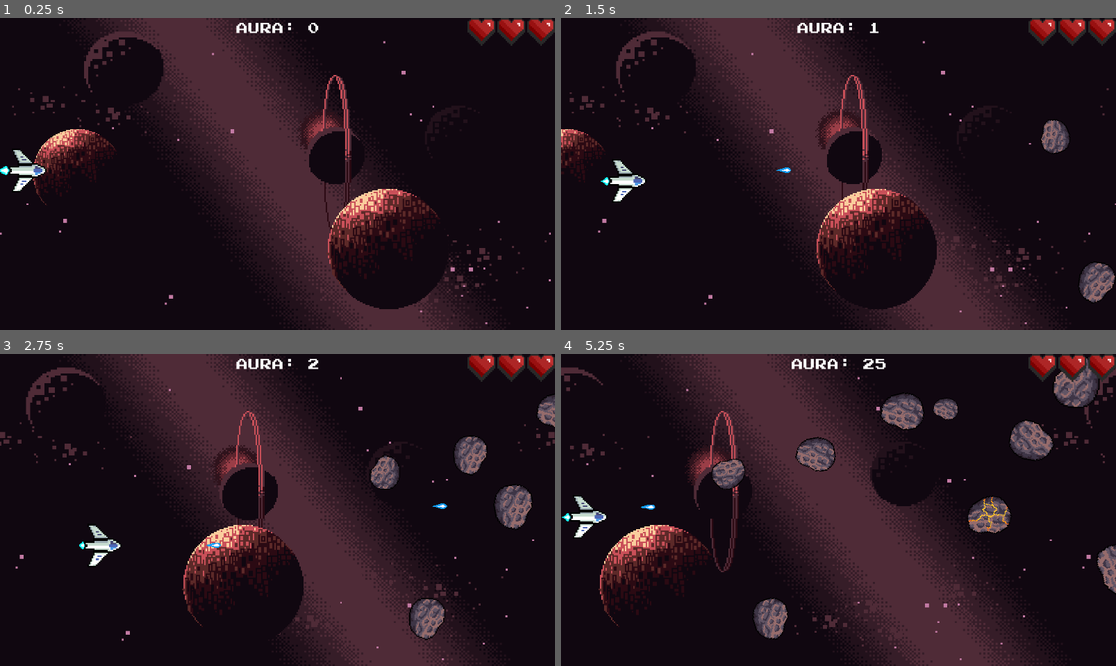
Above: before the commit, frames 1-4 (two rows, left to right).
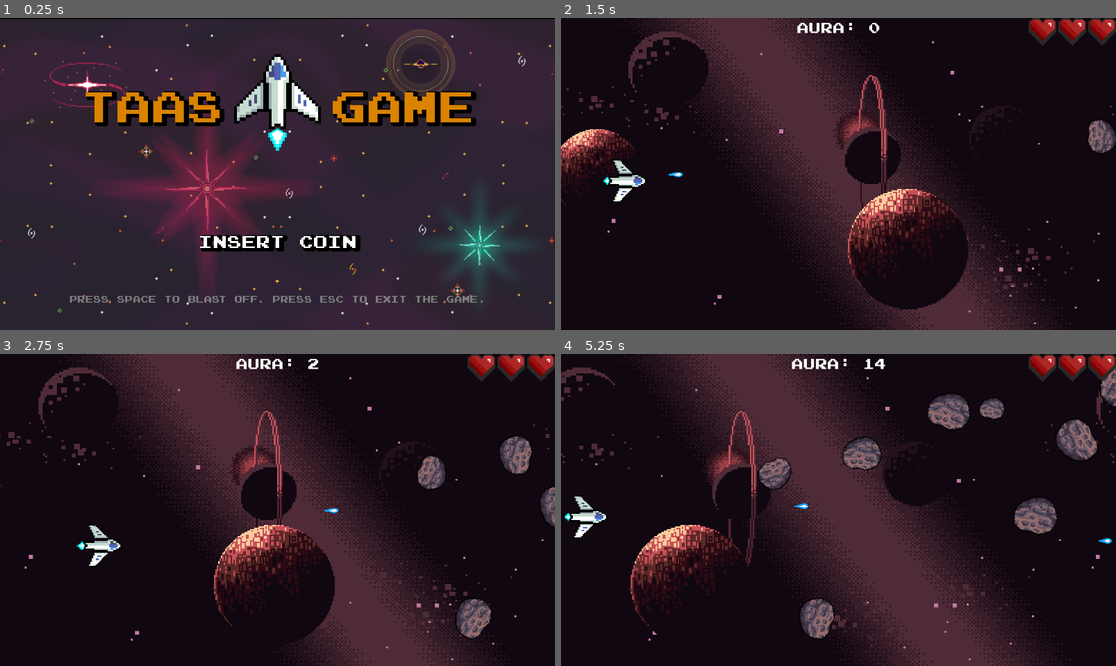
Above: after the commit, the same moments.

Repository: Thapar-Amateur-Astronomers-Society/The-TAAS-Game
Game: Godot game, scene res://scenes/main_menu.tscn
Two runs of this game, one before a commit and one after it. Both use one fixed random seed, a clock stepped at 60 frames per second and the inputs below. Before the commit the project starts from res://scenes/main.tscn.
Inputs:
- Up to frame 1 (0.25 s): no input
- Up to frame 2 (1.5 s): tap Space (player_shoot) at 0.5, 1.35 s; hold Right (player_right) 0.53-1.28 s; hold Space (player_shoot) 0.53-1.28 s; hold Down (player_down) from 1.28 s (still down)
- Up to frame 3 (2.75 s): release Down (player_down) at 2.03 s; hold Right (player_right) from 2.03 s (still down); hold Space (player_shoot) from 2.03 s (still down)
- Up to frame 4 (5.25 s): release Right (player_right) at 2.78 s; release Space (player_shoot) at 2.78 s; hold Up (player_up) 2.78-3.53 s; tap Space (player_shoot) at 2.85, 4.35 s; hold Space (player_shoot) 3.53-4.28 s; hold Left (player_left) 3.53-5.03 s; tap Escape (menu, bound only after the commit) at 4.15 s; hold Down (player_down) from 5.03 s (still down); hold Space (player_shoot) from 5.03 s (still down)

The runs differ from the first frame. In frame 1, 85% of the frame differs, in the area x 0-100%, y 0-100%; in frame 2, 12%; in frame 3, 13%; in frame 4, 15%.

Commit message:
Finished epic start menu screen.

Diff:
--- a/project.godot
+++ b/project.godot
@@ -11,7 +11,7 @@
 [application]
 
 config/name="Taas-game"
-run/main_scene="res://scenes/main.tscn"
+run/main_scene="res://scenes/main_menu.tscn"
 config/features=PackedStringArray("4.2", "GL Compatibility")
 config/icon="res://icon.svg"
 
@@ -54,6 +54,11 @@
 , Object(InputEventKey,"resource_local_to_scene":false,"resource_name":"","device":-1,"window_id":0,"alt_pressed":false,"shift_pressed":false,"ctrl_pressed":false,"meta_pressed":false,"pressed":false,"keycode":0,"physical_keycode":4194309,"key_label":0,"unicode":0,"echo":false,"script":null)
 ]
 }
+menu={
+"deadzone": 0.5,
+"events": [Object(InputEventKey,"resource_local_to_scene":false,"resource_name":"","device":-1,"window_id":0,"alt_pressed":false,"shift_pressed":false,"ctrl_pressed":false,"meta_pressed":false,"pressed":false,"keycode":0,"physical_keycode":4194305,"key_label":0,"unicode":0,"echo":false,"script":null)
+]
+}
 
 [rendering]
 
--- a/scenes/main_menu.tscn
+++ b/scenes/main_menu.tscn
@@ -1,11 +1,158 @@
-[gd_scene load_steps=7 format=3 uid="uid://ba658vk8fv4m8"]
+[gd_scene load_steps=32 format=3 uid="uid://ba658vk8fv4m8"]
 
 [ext_resource type="FontFile" uid="uid://ig0x6qactq1s" path="res://fonts/joystix monospace.otf" id="1_0h8cj"]
+[ext_resource type="Script" path="res://scripts/main_menu.gd" id="2_hlh3g"]
 [ext_resource type="PackedScene" uid="uid://cxpchb2y5p51d" path="res://prefabs/player_sprites.tscn" id="2_yl0y0"]
+[ext_resource type="Texture2D" uid="uid://b0o02rwghkp3p" path="res://assets/menu/Starry background  - Layer 01 - Void.png" id="4_d36a6"]
+[ext_resource type="Texture2D" uid="uid://b6oreblotrppf" path="res://assets/menu/Starry background  - Layer 02 - Stars.png" id="4_scs8s"]
+[ext_resource type="Texture2D" uid="uid://cog0u2hsd40hk" path="res://assets/menu/Starry background  - Layer 03 - Stars.png" id="5_3s7nk"]
+[ext_resource type="AudioStream" uid="uid://bv7eockw2auaa" path="res://audio/pressplay-pandabeats.wav" id="7_r8fv5"]
 
 [sub_resource type="Theme" id="Theme_we50r"]
 default_font = ExtResource("1_0h8cj")
 default_font_size = 33
+
+[sub_resource type="AtlasTexture" id="AtlasTexture_e8x43"]
+atlas = ExtResource("4_scs8s")
+region = Rect2(0, 0, 640, 360)
+
+[sub_resource type="AtlasTexture" id="AtlasTexture_f8osp"]
+atlas = ExtResource("4_scs8s")
+region = Rect2(640, 0, 640, 360)
+
+[sub_resource type="AtlasTexture" id="AtlasTexture_rwd0n"]
+atlas = ExtResource("4_scs8s")
+region = Rect2(1280, 0, 640, 360)
+
+[sub_resource type="AtlasTexture" id="AtlasTexture_nf8mo"]
+atlas = ExtResource("4_scs8s")
+region = Rect2(1920, 0, 640, 360)
+
+[sub_resource type="AtlasTexture" id="AtlasTexture_gd1fo"]
+atlas = ExtResource("4_scs8s")
+region = Rect2(2560, 0, 640, 360)
+
+[sub_resource type="AtlasTexture" id="AtlasTexture_4ebgj"]
+atlas = ExtResource("4_scs8s")
+region = Rect2(3200, 0, 640, 360)
+
+[sub_resource type="AtlasTexture" id="AtlasTexture_4yccy"]
+atlas = ExtResource("4_scs8s")
+region = Rect2(3840, 0, 640, 360)
+
+[sub_resource type="AtlasTexture" id="AtlasTexture_tyo8h"]
+atlas = ExtResource("4_scs8s")
+region = Rect2(4480, 0, 640, 360)
+
+[sub_resource type="AtlasTexture" id="AtlasTexture_q7ear"]
+atlas = ExtResource("4_scs8s")
+region = Rect2(5120, 0, 640, 360)
+
+[sub_resource type="SpriteFrames" id="SpriteFrames_6b0jk"]
+animations = [{
+"frames": [{
+"duration": 1.0,
+"texture": SubResource("AtlasTexture_e8x43")
+}, {
+"duration": 1.0,
+"texture": SubResource("AtlasTexture_f8osp")
+}, {
+"duration": 1.0,
+"texture": SubResource("AtlasTexture_rwd0n")
+}, {
+"duration": 1.0,
+"texture": SubResource("AtlasTexture_nf8mo")
+}, {
+"duration": 1.0,
+"texture": SubResource("AtlasTexture_gd1fo")
+}, {
+"duration": 1.0,
+"texture": SubResource("AtlasTexture_4ebgj")
+}, {
+"duration": 1.0,
+"texture": SubResource("AtlasTexture_4yccy")
+}, {
+"duration": 1.0,
+"texture": SubResource("AtlasTexture_tyo8h")
+}, {
+"duration": 1.0,
+"texture": SubResource("AtlasTexture_q7ear")
+}],
+"loop": true,
+"name": &"default",
+"speed": 5.0
+}]
+
+[sub_resource type="AtlasTexture" id="AtlasTexture_lpv2t"]
+atlas = ExtResource("5_3s7nk")
+region = Rect2(0, 0, 640, 360)
+
+[sub_resource type="AtlasTexture" id="AtlasTexture_hbpt8"]
+atlas = ExtResource("5_3s7nk")
+region = Rect2(640, 0, 640, 360)
+
+[sub_resource type="AtlasTexture" id="AtlasTexture_62lcu"]
+atlas = ExtResource("5_3s7nk")
+region = Rect2(1280, 0, 640, 360)
+
+[sub_resource type="AtlasTexture" id="AtlasTexture_kr1li"]
+atlas = ExtResource("5_3s7nk")
+region = Rect2(1920, 0, 640, 360)
+
+[sub_resource type="AtlasTexture" id="AtlasTexture_1mvlg"]
+atlas = ExtResource("5_3s7nk")
+region = Rect2(2560, 0, 640, 360)
+
+[sub_resource type="AtlasTexture" id="AtlasTexture_2sjh8"]
+atlas = ExtResource("5_3s7nk")
+region = Rect2(3200, 0, 640, 360)
+
+[sub_resource type="AtlasTexture" id="AtlasTexture_s2b14"]
+atlas = ExtResource("5_3s7nk")
+region = Rect2(3840, 0, 640, 360)
+
+[sub_resource type="AtlasTexture" id="AtlasTexture_kmtsm"]
+atlas = ExtResource("5_3s7nk")
+region = Rect2(4480, 0, 640, 360)
+
+[sub_resource type="AtlasTexture" id="AtlasTexture_080ac"]
+atlas = ExtResource("5_3s7nk")
+region = Rect2(5120, 0, 640, 360)
+
+[sub_resource type="SpriteFrames" id="SpriteFrames_ker3a"]
+animations = [{
+"frames": [{
+"duration": 1.0,
+"texture": SubResource("AtlasTexture_lpv2t")
+}, {
+"duration": 1.0,
+"texture": SubResource("AtlasTexture_hbpt8")
+}, {
+"duration": 1.0,
+"texture": SubResource("AtlasTexture_62lcu")
+}, {
+"duration": 1.0,
+"texture": SubResource("AtlasTexture_kr1li")
+}, {
+"duration": 1.0,
+"texture": SubResource("AtlasTexture_1mvlg")
+}, {
+"duration": 1.0,
+"texture": SubResource("AtlasTexture_2sjh8")
+}, {
+"duration": 1.0,
+"texture": SubResource("AtlasTexture_s2b14")
+}, {
+"duration": 1.0,
+"texture": SubResource("AtlasTexture_kmtsm")
+}, {
+"duration": 1.0,
+"texture": SubResource("AtlasTexture_080ac")
+}],
+"loop": true,
+"name": &"default",
+"speed": 5.0
+}]
 
 [sub_resource type="Animation" id="Animation_xd106"]
 resource_name = "blink"
@@ -52,6 +199,7 @@
 grow_horizontal = 2
 grow_vertical = 2
 theme = SubResource("Theme_we50r")
+script = ExtResource("2_hlh3g")
 
 [node name="MarginContainer" type="MarginContainer" parent="."]
 layout_mode = 1
@@ -65,6 +213,27 @@
 theme_override_constants/margin_right = 12
 theme_override_constants/margin_bottom = 12
 
+[node name="BackgroundMenu" type="Node2D" parent="MarginContainer"]
+
+[node name="void" type="Sprite2D" parent="MarginContainer/BackgroundMenu"]
+position = Vector2(963.556, 546)
+scale = Vector2(3.01111, 3.01111)
+texture = ExtResource("4_d36a6")
+hframes = 9
+
+[node name="stars" type="AnimatedSprite2D" parent="MarginContainer/BackgroundMenu"]
+position = Vector2(958.975, 541.424)
+scale = Vector2(2.99209, 2.99209)
+sprite_frames = SubResource("SpriteFrames_6b0jk")
+autoplay = "default"
+frame_progress = 0.445656
+
+[node name="big_stars" type="AnimatedSprite2D" parent="MarginContainer/BackgroundMenu"]
+position = Vector2(963.556, 546)
+scale = Vector2(3.01111, 3.01111)
+sprite_frames = SubResource("SpriteFrames_ker3a")
+autoplay = "default"
+
 [node name="VBoxContainer" type="VBoxContainer" parent="MarginContainer"]
 layout_mode = 2
 theme_override_constants/separation = 140
@@ -131,3 +300,7 @@
 "
 horizontal_alignment = 1
 vertical_alignment = 2
+
+[node name="menumusic-player" type="AudioStreamPlayer2D" parent="."]
+stream = ExtResource("7_r8fv5")
+autoplay = true
--- /dev/null
+++ b/scripts/main_menu.gd
@@ -0,0 +1,19 @@
+extends Control
+
+@onready var game = preload("res://scenes/main.tscn") as PackedScene
+
+# Called when the node enters the scene tree for the first time.
+func _ready():
+	pass # Replace with function body.
+
+
+# Called every frame. 'delta' is the elapsed time since the previous frame.
+func _process(delta):
+	pass
+
+
+func _input(event):
+	if event.is_action_pressed("menu"):
+		get_tree().quit()
+	if event.is_action_pressed("player_shoot"):
+		get_tree().change_scene_to_packed(game)
Binary file added: assets/menu/Starry background - Layer 01 - Void.png
Not shown, added: assets/menu/Starry background - Layer 01 - Void.png.import
Binary file added: assets/menu/Starry background - Layer 02 - Stars.png
Not shown, added: assets/menu/Starry background - Layer 02 - Stars.png.import
Binary file added: assets/menu/Starry background - Layer 03 - Stars.png
Not shown, added: assets/menu/Starry background - Layer 03 - Stars.png.import
Not shown, added: audio/pressplay-pandabeats.wav.import
Not shown, added: audio/pressplay-pandabeats.wav
